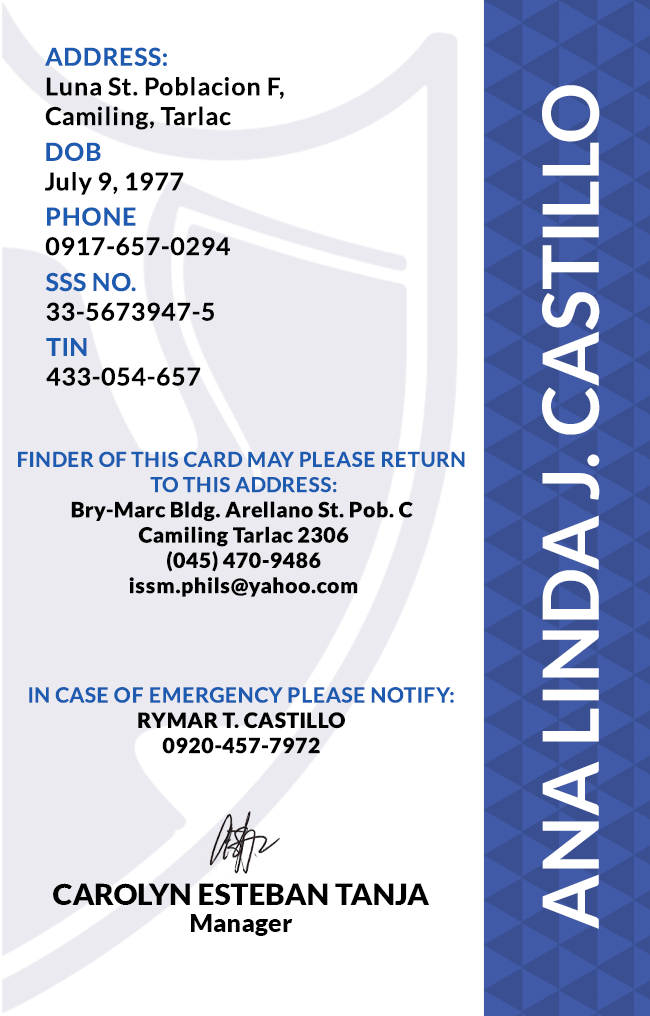
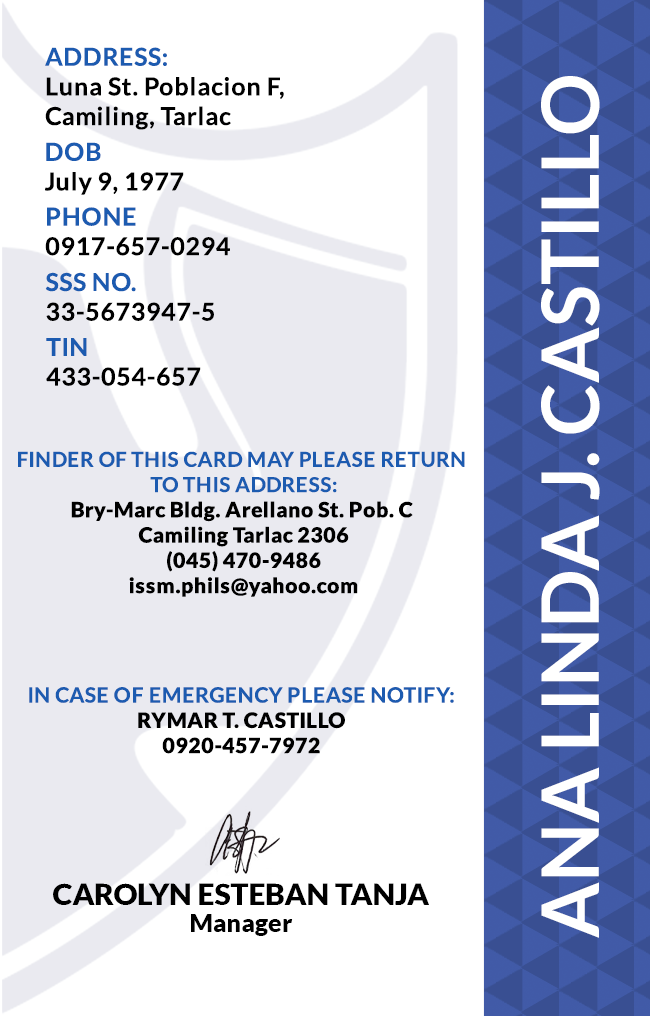
Layers edited between the first and the second (650, 1016) image:
painted on "ANA LINDA J. CASTILLO" over [541, 76, 600, 938]
